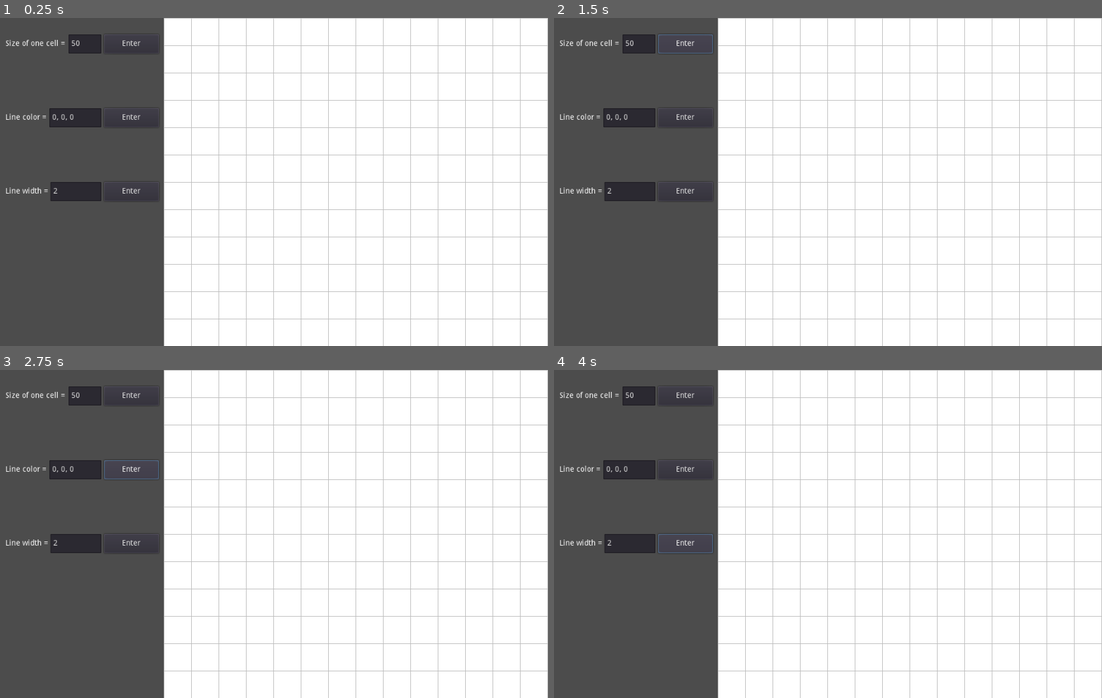
Above: before the commit, frames 1-4 (two rows, left to right).
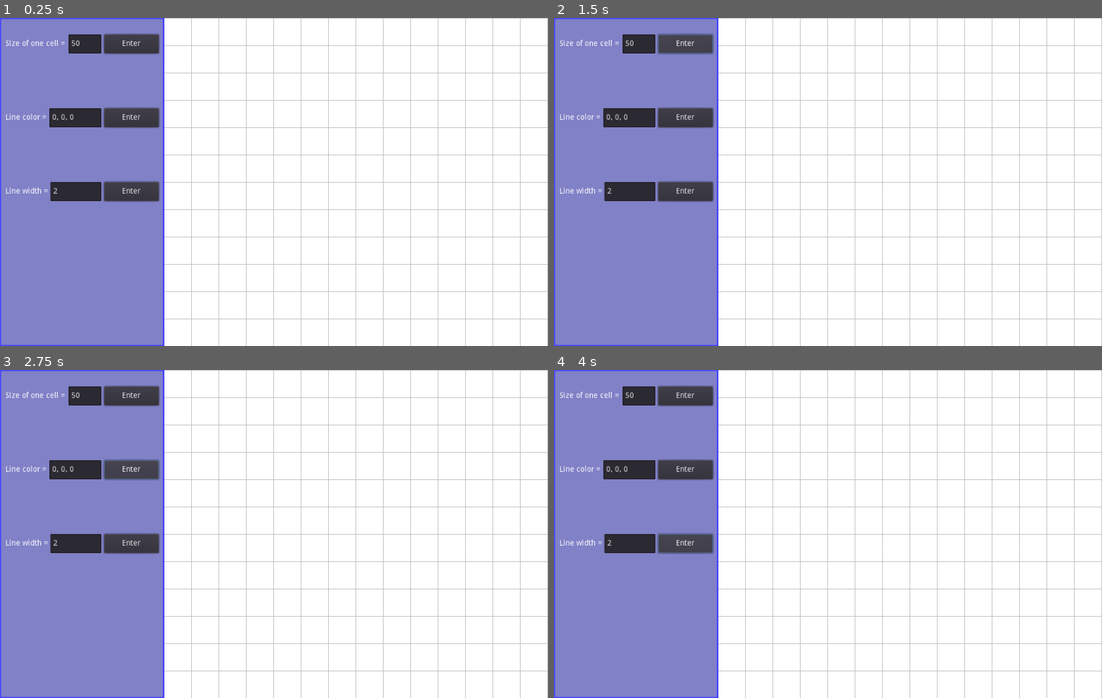
Above: after the commit, the same moments.

Repository: EvgeniyMist/GridDraw
Game: Godot game, scene res://scenes/main.tscn
Two runs of this game, one before a commit and one after it. Both use one fixed random seed, a clock stepped at 60 frames per second and the inputs below.
Inputs:
- Up to frame 1 (0.25 s): no input
- Up to frame 2 (1.5 s): click "Enter" at 0.5 s; click "Enter" at 1.25 s
- Up to frame 3 (2.75 s): click "Enter" at 2 s
- Up to frame 4 (4 s): click "Enter" at 2.75 s; click "Enter" at 3.5 s

The runs differ from the first frame. In frame 1, 27% of the frame differs, in the area x 0-30%, y 0-100%; in frame 2, 27%; in frame 3, 27%; in frame 4, 27%.

Commit message:
ability to scale

Diff:
--- a/scenes/main.tscn
+++ b/scenes/main.tscn
@@ -8,6 +8,8 @@
 script = ExtResource( 3 )
 
 [node name="menu" parent="." instance=ExtResource( 1 )]
+margin_right = 300.0
+margin_bottom = 600.0
 
 [node name="grid" type="Polygon2D" parent="."]
 script = ExtResource( 2 )
--- a/scenes/menu.tscn
+++ b/scenes/menu.tscn
@@ -1,19 +1,35 @@
-[gd_scene load_steps=2 format=2]
+[gd_scene load_steps=3 format=2]
 
 [ext_resource path="res://src/menu.gd" type="Script" id=1]
+
+[sub_resource type="StyleBoxFlat" id=1]
+bg_color = Color( 0.509804, 0.509804, 0.784314, 1 )
+border_width_left = 2
+border_width_top = 2
+border_width_right = 3
+border_width_bottom = 2
+border_color = Color( 0.27451, 0.27451, 1, 1 )
 
 [node name="menu" type="Control"]
 anchor_right = 1.0
 anchor_bottom = 1.0
 margin_right = -700.0
-rect_min_size = Vector2( 300, 600 )
 rect_pivot_offset = Vector2( 73.8828, 122.671 )
 script = ExtResource( 1 )
 __meta__ = {
 "_edit_use_anchors_": false
 }
 
-[node name="cell_size_b" type="Button" parent="."]
+[node name="bg" type="Panel" parent="."]
+margin_right = 300.0
+margin_bottom = 600.0
+size_flags_vertical = 2
+custom_styles/panel = SubResource( 1 )
+__meta__ = {
+"_edit_use_anchors_": false
+}
+
+[node name="cell_size_b" type="Button" parent="bg"]
 margin_left = 190.0
 margin_top = 30.0
 margin_right = 290.0
@@ -23,14 +39,14 @@
 "_edit_use_anchors_": false
 }
 
-[node name="cell_size_l" type="Label" parent="."]
+[node name="cell_size_l" type="Label" parent="bg"]
 margin_left = 10.0
 margin_top = 40.0
 margin_right = 120.0
 margin_bottom = 55.0
 text = "Size of one cell ="
 
-[node name="cell_size_e" type="LineEdit" parent="."]
+[node name="cell_size_e" type="LineEdit" parent="bg"]
 margin_left = 125.0
 margin_top = 30.0
 margin_right = 185.0
@@ -40,7 +56,7 @@
 "_edit_use_anchors_": false
 }
 
-[node name="l_color_b" type="Button" parent="."]
+[node name="l_color_b" type="Button" parent="bg"]
 margin_left = 190.0
 margin_top = 165.0
 margin_right = 290.0
@@ -50,17 +66,17 @@
 "_edit_use_anchors_": false
 }
 
-[node name="l_color_l" type="Label" parent="."]
+[node name="l_color_l" type="Label" parent="bg"]
 margin_left = 10.0
 margin_top = 175.0
-margin_right = 80.0
+margin_right = 89.0
 margin_bottom = 190.0
 text = "Line color = "
 __meta__ = {
 "_edit_use_anchors_": false
 }
 
-[node name="l_color_e" type="LineEdit" parent="."]
+[node name="l_color_e" type="LineEdit" parent="bg"]
 margin_left = 90.0
 margin_top = 165.0
 margin_right = 185.0
@@ -70,7 +86,7 @@
 "_edit_use_anchors_": false
 }
 
-[node name="l_width_b" type="Button" parent="."]
+[node name="l_width_b" type="Button" parent="bg"]
 margin_left = 190.0
 margin_top = 300.0
 margin_right = 290.0
@@ -80,21 +96,22 @@
 "_edit_use_anchors_": false
 }
 
-[node name="l_width_l" type="Label" parent="."]
+[node name="l_width_l" type="Label" parent="bg"]
 margin_left = 10.0
 margin_top = 310.0
-margin_right = 80.0
+margin_right = 92.0
 margin_bottom = 325.0
 text = "Line width = "
 __meta__ = {
 "_edit_use_anchors_": false
 }
 
-[node name="l_width_e" type="LineEdit" parent="."]
+[node name="l_width_e" type="LineEdit" parent="bg"]
 margin_left = 92.0
 margin_top = 300.0
 margin_right = 185.0
 margin_bottom = 335.0
+custom_colors/font_color_uneditable = Color( 0.54902, 0, 0, 1 )
 text = "2"
 __meta__ = {
 "_edit_use_anchors_": false
--- a/src/main.gd
+++ b/src/main.gd
@@ -15,8 +15,18 @@
 
 
 func _change_cell_size(new_cell_size):
+	_redraw_grid(new_cell_size)
+	# redraw lines
+	var lines_group = get_tree().get_nodes_in_group("lines")
+	var menu_vec = Vector2($menu.get_rect().size.x, 0)
+	for line in lines_group:
+		var points = line.get_points()
+		for i in range(len(points)):
+			points[i] = ((points[i] - menu_vec) * new_cell_size / cell_size +
+						 menu_vec)
+		line.set_points(points)
+	# change cell size
 	cell_size = new_cell_size
-	_redraw_grid()
 
 
 func _change_l_color(new_l_color):
@@ -32,12 +42,13 @@
 	return (event.position.x > menu_rect.size.x + menu_rect.position.x and
 			event.position.y > menu_rect.position.y)
 
-func _redraw_grid():
+
+func _redraw_grid(new_cell_size=cell_size):
 	$grid.redraw_grid($menu.get_rect().size.x + $menu.get_rect().position.x,
 					  $menu.get_rect().position.y,
 					  get_viewport_rect().size.x,
 					  get_viewport_rect().size.y,
-					  cell_size)
+					  new_cell_size)
 
 
 func _input(event):
@@ -75,9 +86,30 @@
 			# break the line at the last node
 			var last_node = lines_group.back().get_points()[-2]
 			lines_group.back().change_last_point(last_node)
+	elif event is InputEventKey and event.pressed:
+		var str_scancode = OS.get_scancode_string(event.scancode)
+		var change = Vector2(0, 0)
+		# determine in which way "step" was made
+		if str_scancode == "Right":
+			change.x = -cell_size
+		elif str_scancode == "Left":
+			change.x = cell_size
+		elif str_scancode == "Down":
+			change.y = -cell_size
+		elif str_scancode == "Up":
+			change.y = cell_size
+		else:
+			return
+		# redraw lines
+		for line in lines_group:
+			var points = line.get_points()
+			for i in range(len(points)):
+				points[i] += change
+			line.set_points(points)
 
 
 func _ready():
+	get_tree().get_root().connect("size_changed", self, "_redraw_grid")
 	pass
 
 
--- a/src/menu.gd
+++ b/src/menu.gd
@@ -4,7 +4,7 @@
 signal change_cell_size(cell_size)
 
 func _enter_cell_size():
-	emit_signal("change_cell_size", int($cell_size_e.get_text()))
+	emit_signal("change_cell_size", int($bg/cell_size_e.get_text()))
 
 
 signal change_l_color(l_color)
@@ -17,24 +17,32 @@
 	return Color(r, g, b)
 
 func _enter_l_color():
-	emit_signal("change_l_color", _from_string_to_color($l_color_e.get_text()))
+	emit_signal("change_l_color", _from_string_to_color($bg/l_color_e.get_text()))
 
 
 signal change_l_width(l_width)
 
 func _enter_l_width():
-	emit_signal("change_l_width", float($l_width_e.get_text()))
+	emit_signal("change_l_width", float($bg/l_width_e.get_text()))
+
+
+func _redraw_bg():
+	$bg.set_size(Vector2($bg.get_size().x, get_viewport_rect().size.y))
 
 
 func _ready():
-	$cell_size_b.connect("button_down", self, "_enter_cell_size")
+	get_tree().get_root().connect("size_changed", self, "_redraw_bg")
+
+	$bg.set_as_toplevel(true)
+
+	$bg/cell_size_b.connect("button_down", self, "_enter_cell_size")
 	connect("change_cell_size", get_node("/root/main"), "_change_cell_size")
-	$cell_size_b.emit_signal("button_down")
+	$bg/cell_size_b.emit_signal("button_down")
 
-	$l_color_b.connect("button_down", self, "_enter_l_color")
+	$bg/l_color_b.connect("button_down", self, "_enter_l_color")
 	connect("change_l_color", get_node("/root/main"), "_change_l_color")
-	$l_color_b.emit_signal("button_down")
+	$bg/l_color_b.emit_signal("button_down")
 
-	$l_width_b.connect("button_down", self, "_enter_l_width")
+	$bg/l_width_b.connect("button_down", self, "_enter_l_width")
 	connect("change_l_width", get_node("/root/main"), "_change_l_width")
-	$l_width_b.emit_signal("button_down")
+	$bg/l_width_b.emit_signal("button_down")
Not shown, changed: CHANGELOG
